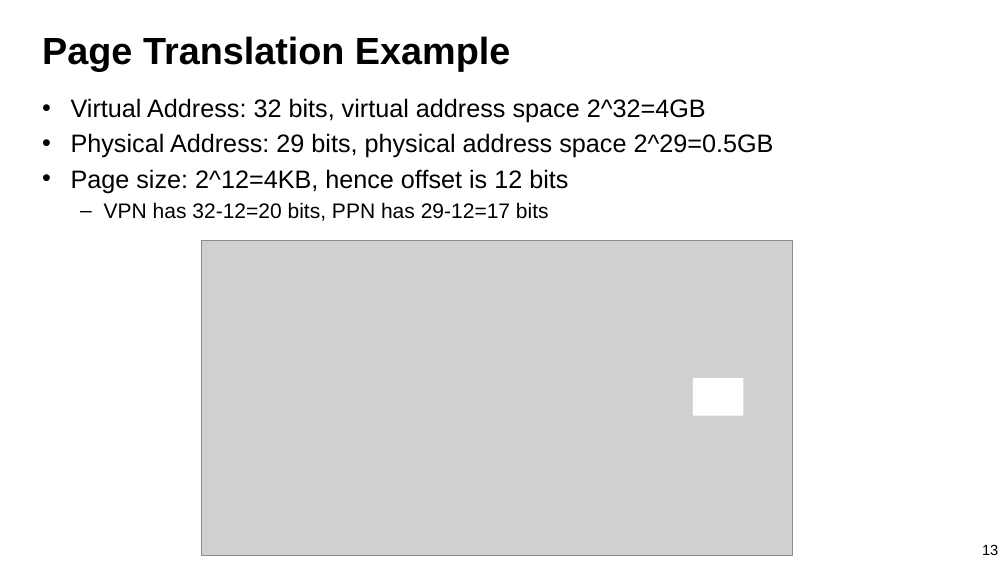
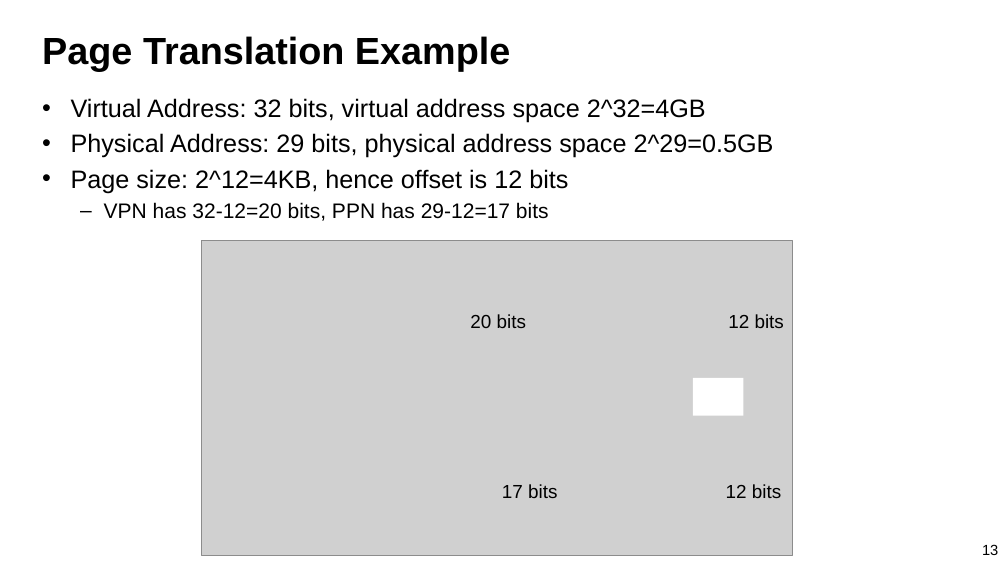
Before and after one commit to guhofstra/CSC256Fa25, a slide deck: slide 13 of PPTs/L8 Memory System II VM.pptx. Drawn at 1008x567 pixels with LibreOffice and Linux fonts; fonts in the diff are those of the drawing; grey boxes stand for pictures. Boxes give left, top, right and bottom in pixels: in the first picture for what was removed or moved away, otherwise in the second. Text is boxed around its words. In the diff, an @@ line names an element or a change of style, - is before the commit and + after.

```diff
--- a/PPTs/L8 Memory System II VM.pptx
+++ b/PPTs/L8 Memory System II VM.pptx
@@ text added at (470, 314, 526, 328), 18 pt, text #000000 @@
+20 bits
@@ text added at (728, 314, 784, 328), 18 pt, text #000000 @@
+12 bits
@@ text added at (502, 484, 557, 498), 18 pt, text #000000 @@
+17 bits
@@ text added at (726, 484, 781, 498), 18 pt, text #000000 @@
+12 bits
```
Also in this commit, not shown: 25 other slides changed, 3 other files.
